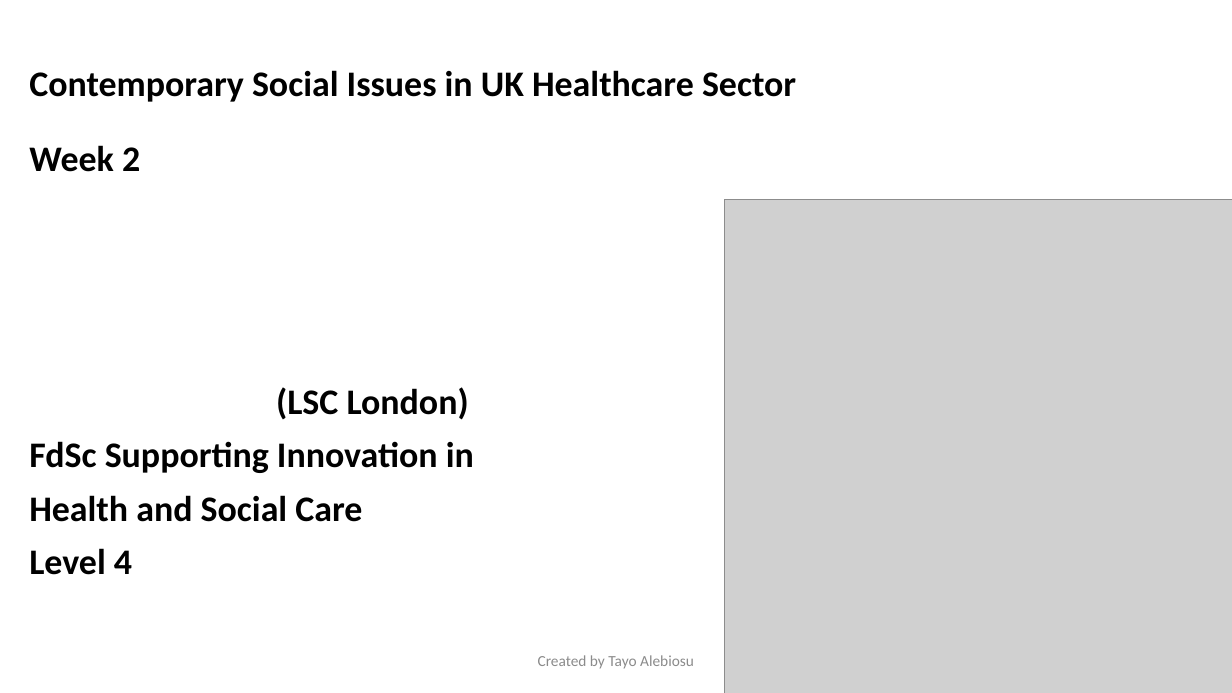
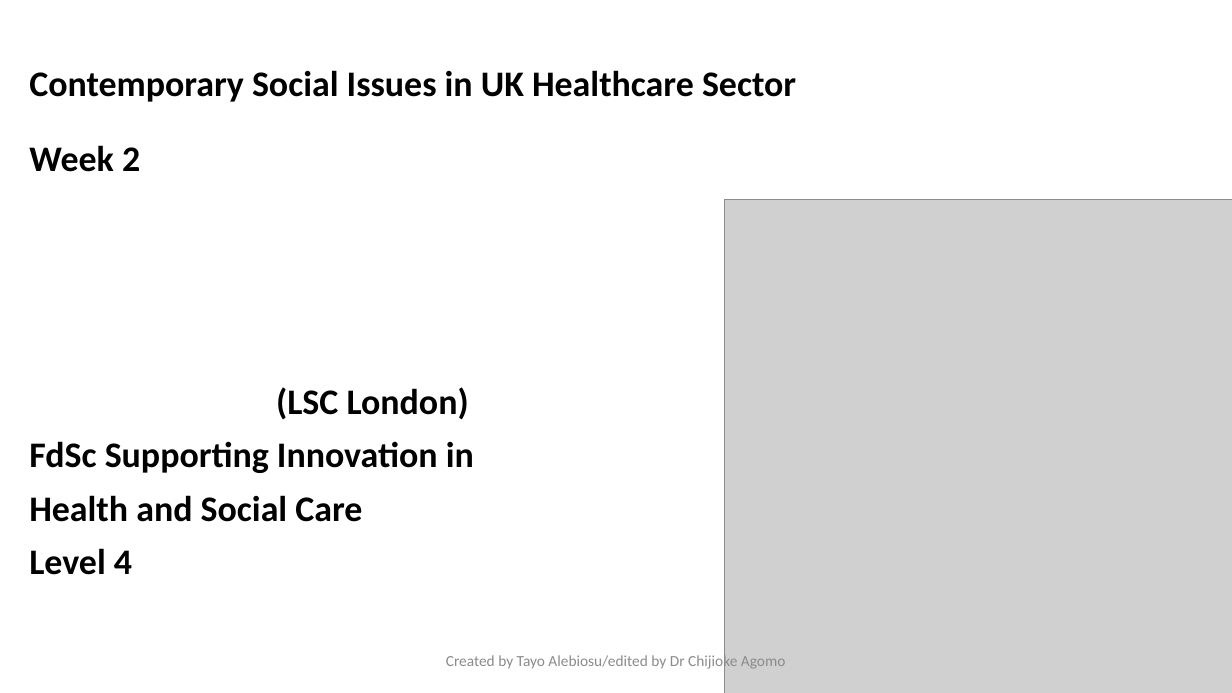
Before and after one commit to Chandy68/new-portal.lsclondon.co.uk-administrator, a slide deck: slide 1 of templates/ncd_fdhsc_ci/LSC-CSI-WEEK-2.pptx. Drawn at 1232x693 pixels with LibreOffice and Linux fonts; fonts in the diff are those of the drawing; grey boxes stand for pictures; background and template pictures are left out. Boxes give left, top, right and bottom in pixels: in the first picture for what was removed or moved away, otherwise in the second. Text is boxed around its words. In the diff, an @@ line names an element or a change of style, - is before the commit and + after.

```diff
--- a/templates/ncd_fdhsc_ci/LSC-CSI-WEEK-2.pptx
+++ b/templates/ncd_fdhsc_ci/LSC-CSI-WEEK-2.pptx
@@ text at (446,653,786,671): text changed @@
-Created by Tayo Alebiosu
+Created by Tayo Alebiosu/edited by Dr Chijioke Agomo
```
Also in this commit, not shown: 22 other slides changed, 2 slides removed, 2 other files.
